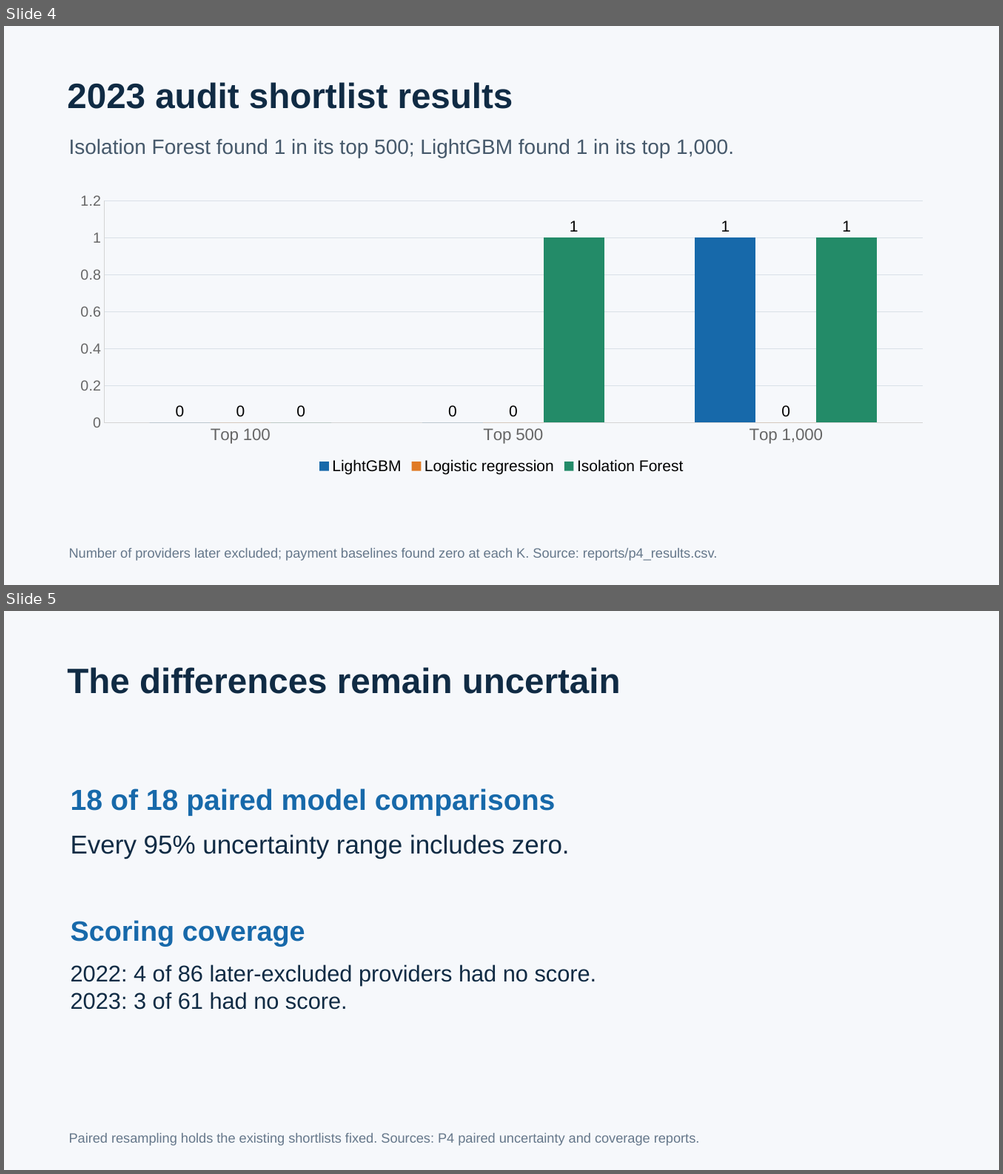
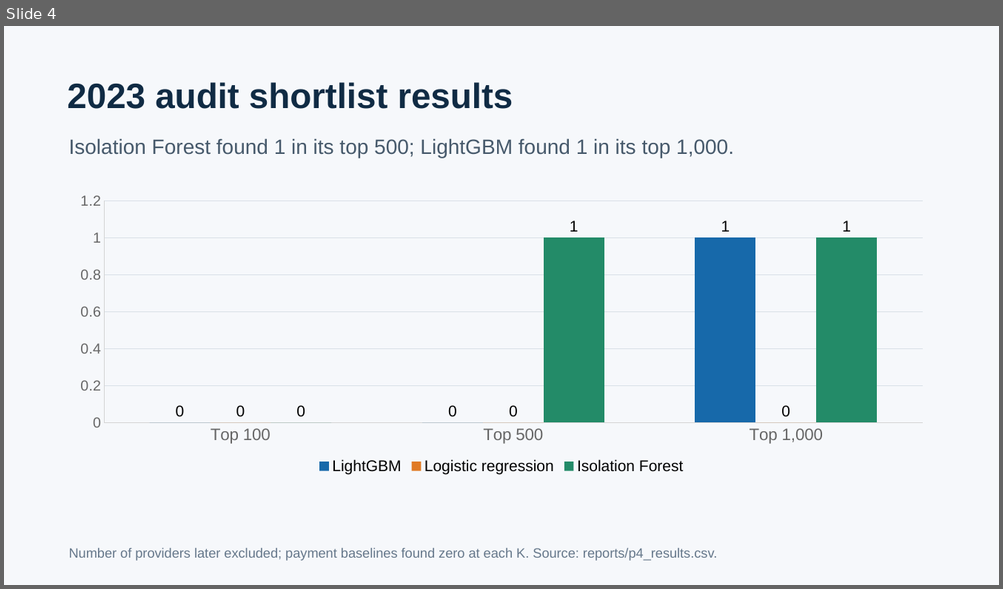
Before and after one commit to 23f2005056/mlba, a slide deck: presentation_figures/FraudLens_P4_Evaluation.pptx. Shown one above the other, each under a label of ours: slides 4 and 5 before the commit, slide 4 after it. The pictures are 1003x1174 and 1003x589 pixels, drawn with LibreOffice and Linux fonts; fonts in the diff are those of the drawing. Boxes give left, top, right and bottom in pixels: in the first picture for what was removed or moved away, otherwise in the second. Text is boxed around its words. In the diff, an @@ line names an element or a change of style, - is before the commit and + after.

```diff
--- a/presentation_figures/FraudLens_P4_Evaluation.pptx
+++ b/presentation_figures/FraudLens_P4_Evaluation.pptx
@@ slide 5 removed at box(4, 611, 999, 1170), background #F6F8FB @@
@@ text removed at box(67, 667, 620, 694) @@
-The differences remain uncertain
@@ text removed at box(71, 789, 555, 816) @@
-18 of 18 paired model comparisons
@@ text removed at box(71, 834, 569, 859) @@
-Every 95% uncertainty range includes zero.
@@ text removed at box(71, 920, 305, 947) @@
-Scoring coverage
@@ text removed at box(71, 965, 597, 1010) @@
-2022: 4 of 86 later-excluded providers had no score.
-2023: 3 of 61 had no score.
@@ text removed at box(69, 1133, 700, 1146) @@
-Paired resampling holds the existing shortlists fixed. Sources: P4 paired uncertainty and coverage reports.
```
Also in this commit, not shown: 3 slides changed, 1 slide added, 17 other files.
